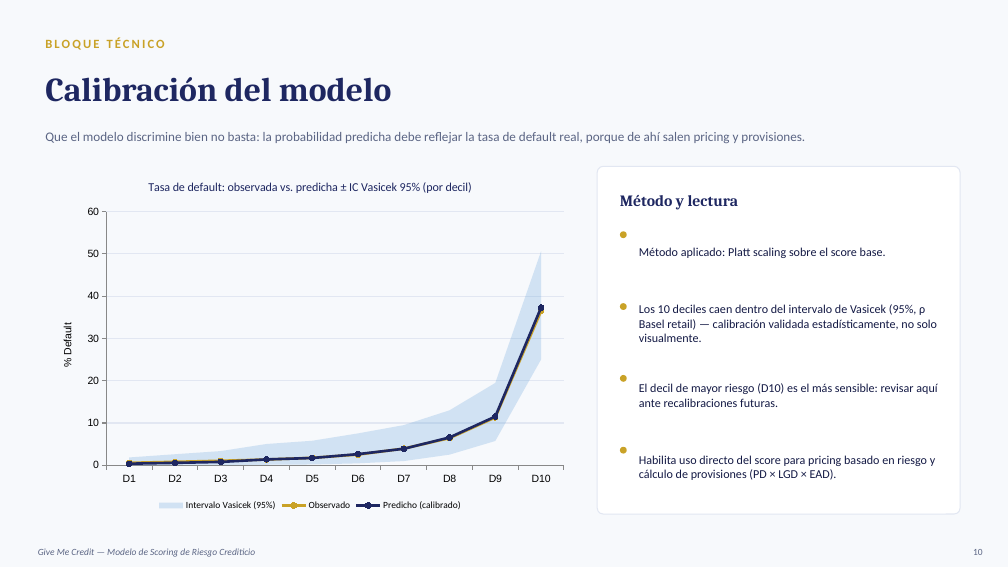
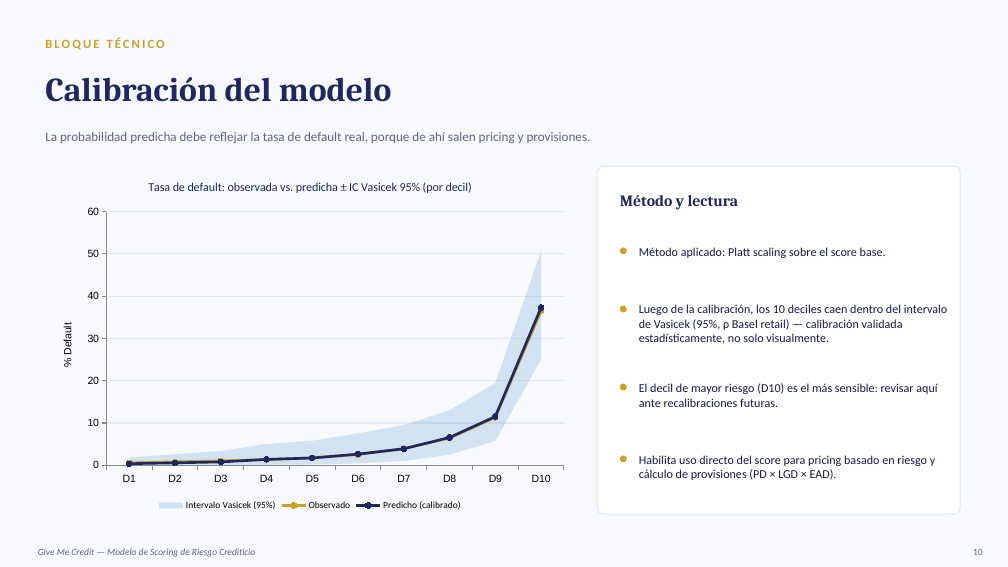
Before and after one commit to davidrodriguez2712/proyecto-riesgo-credito, a slide deck: slide 12 of presentacion/Resumen_Presentacion.pptx (slide 10 before the commit). Drawn at 1008x567 pixels with LibreOffice and Linux fonts; fonts in the diff are those of the drawing. Boxes give left, top, right and bottom in pixels: in the first picture for what was removed or moved away, otherwise in the second. Text is boxed around its words. In the diff, an @@ line names an element or a change of style, - is before the commit and + after.

```diff
--- a/presentacion/Resumen_Presentacion.pptx
+++ b/presentacion/Resumen_Presentacion.pptx
@@ text at (x1=45, y1=132, x2=591, y2=143): text changed @@
-Que el modelo discrimine bien no basta: la probabilidad predicha debe reflejar la tasa de default real, porque de ahí salen pricing y provisiones.
+La probabilidad predicha debe reflejar la tasa de default real, porque de ahí salen pricing y provisiones.
@@ ellipse moved from (x1=620, y1=231, x2=627, y2=238) to (x1=620, y1=247, x2=627, y2=254) @@
@@ text at (x1=639, y1=304, x2=948, y2=344): text changed @@
-Los 10 deciles caen dentro del intervalo de Vasicek (95%, ρ Basel retail) — calibración validada estadísticamente, no solo visualmente.
+Luego de la calibración, los 10 deciles caen dentro del intervalo de Vasicek (95%, ρ Basel retail) — calibración validada estadísticamente, no solo visualmente.
@@ ellipse moved from (x1=620, y1=375, x2=627, y2=382) to (x1=620, y1=383, x2=627, y2=390) @@
@@ ellipse moved from (x1=620, y1=447, x2=627, y2=454) to (x1=620, y1=455, x2=627, y2=462) @@
```
Also in this commit, not shown: 8 other slides changed, 1 slide removed, 9 other files.
